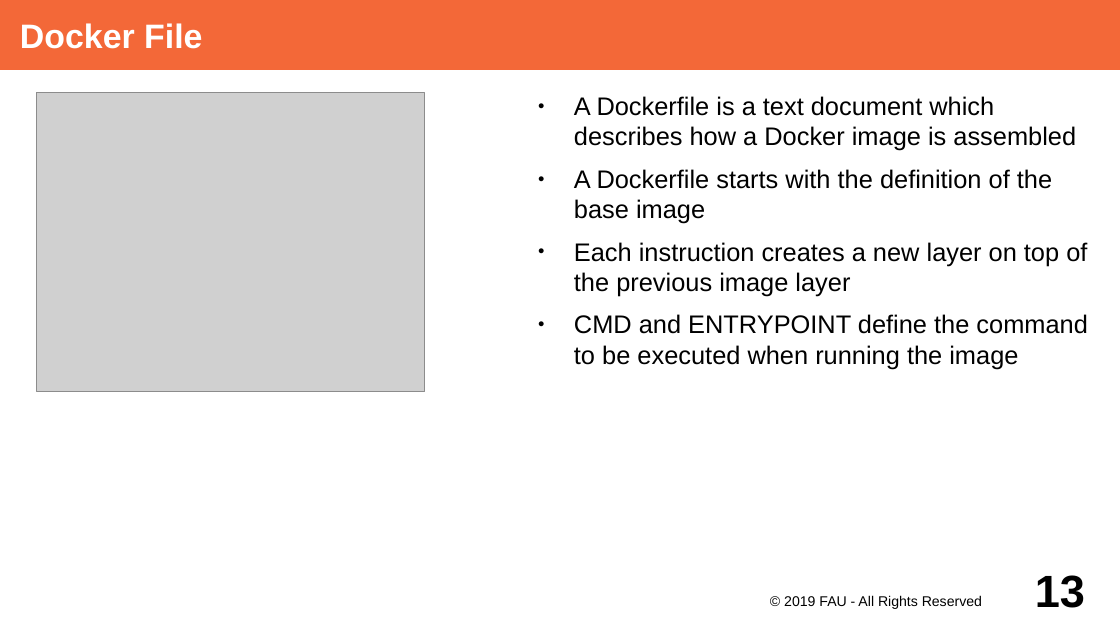
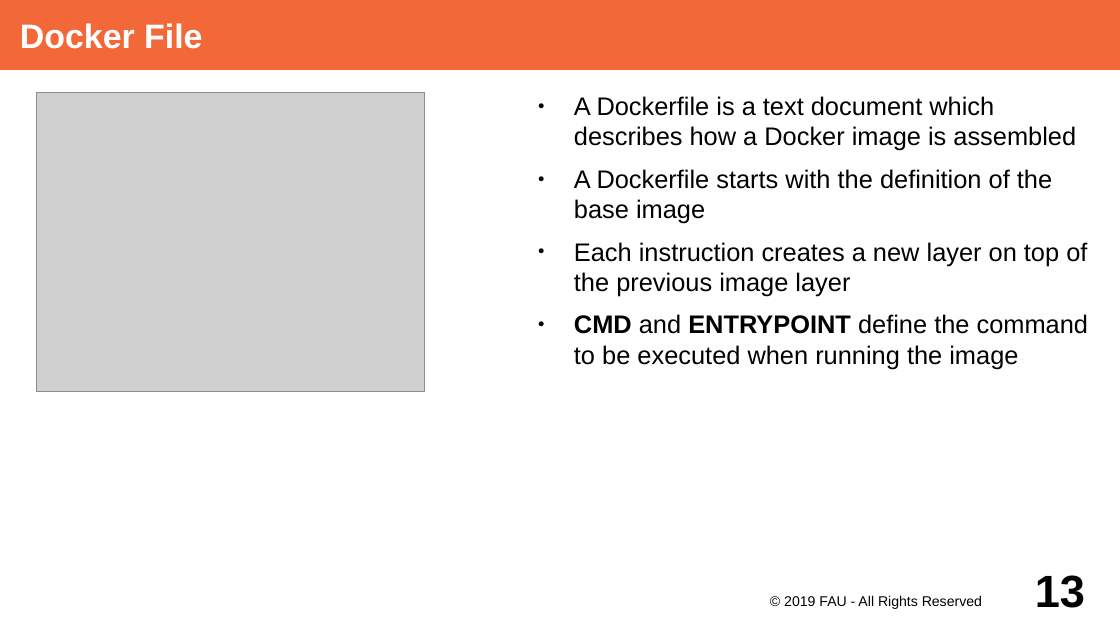
Before and after one commit to dirkriehle/adap-course, a slide deck: slide 13 of Lecture Slides/ADAP Z01 - Containerization.odp. Drawn at 1120x630 pixels with LibreOffice and Linux fonts; fonts in the diff are those of the drawing; grey boxes stand for pictures. Boxes give left, top, right and bottom in pixels: in the first picture for what was removed or moved away, otherwise in the second. Text is boxed around its words. In the diff, an @@ line names an element or a change of style, - is before the commit and + after.

```diff
--- a/Lecture Slides/ADAP Z01 - Containerization.odp
+++ b/Lecture Slides/ADAP Z01 - Containerization.odp
@@ text at [574,314,1088,369]: bold on in "CMD ENTRYPOINT" @@
```
Also in this commit, not shown: 8 other slides changed.
